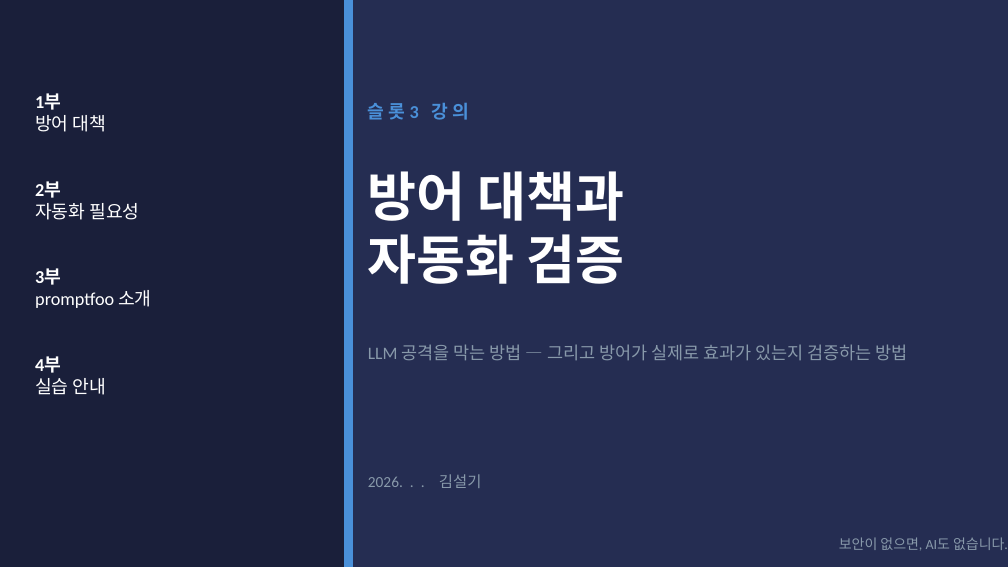
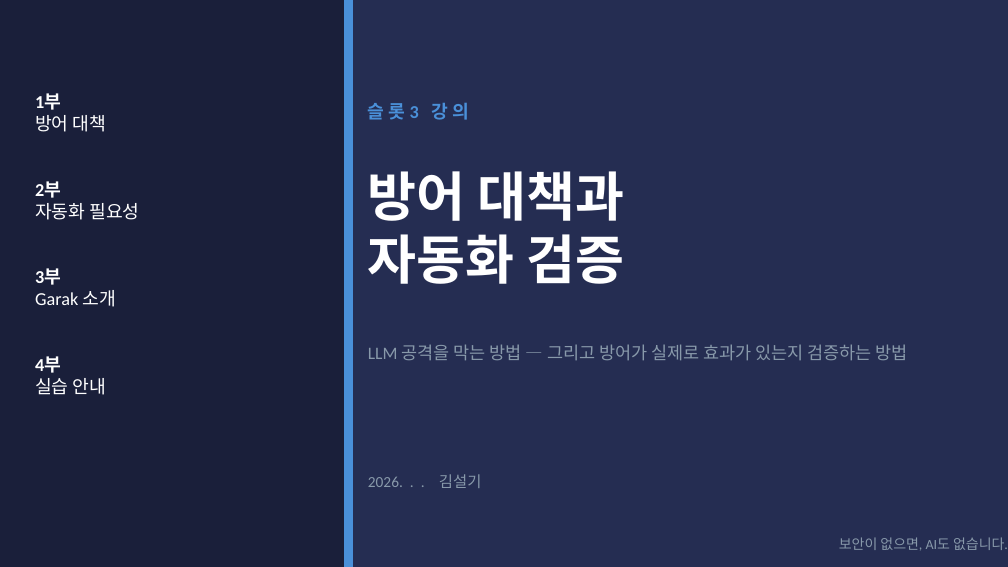
Before and after one commit to sulgik/security-workshop, a slide deck: slide 1 of ws02/class/ws02_슬롯3_방어대책_promptfoo.pptx. Drawn at 1008x567 pixels with LibreOffice and Linux fonts; fonts in the diff are those of the drawing. Boxes give left, top, right and bottom in pixels: in the first picture for what was removed or moved away, otherwise in the second. Text is boxed around its words. In the diff, an @@ line names an element or a change of style, - is before the commit and + after.

```diff
--- a/ws02/class/ws02_슬롯3_방어대책_promptfoo.pptx
+++ b/ws02/class/ws02_슬롯3_방어대책_promptfoo.pptx
@@ text at box(35, 290, 115, 307): text changed @@
-promptfoo 소개
+Garak 소개
```
Also in this commit, not shown: 5 other slides changed, 3 slides added, 3 slides removed, 1 other file.
